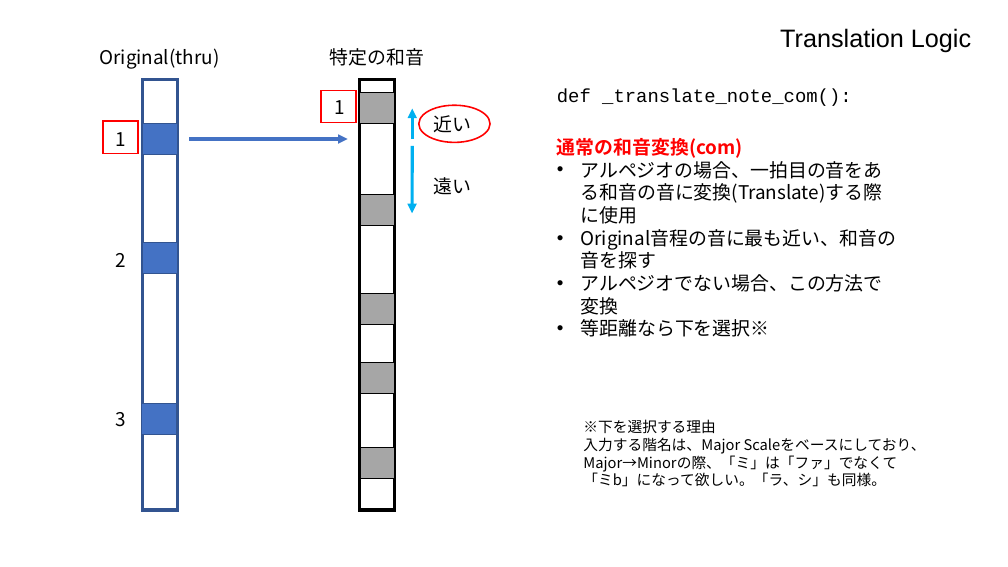
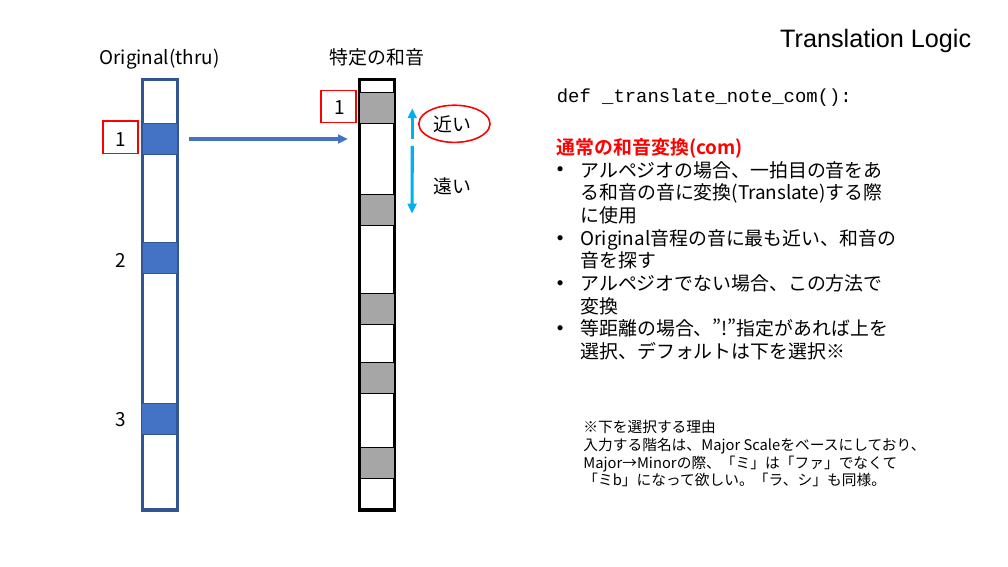
Before and after one commit to hasebems/Loopian_Rust, a slide deck: slide 10 of doc/design.pptx. Drawn at 1008x567 pixels with LibreOffice and Linux fonts; fonts in the diff are those of the drawing. Boxes give left, top, right and bottom in pixels: in the first picture for what was removed or moved away, otherwise in the second. Text is boxed around its words. In the diff, an @@ line names an element or a change of style, - is before the commit and + after.

```diff
--- a/doc/design.pptx
+++ b/doc/design.pptx
@@ text at [581, 318, 889, 360]: text changed @@
-• 等距離なら下を選択※
+• 等距離の場合、”!”指定があれば上を選択、デフォルトは下を選択※
```
Also in this commit, not shown: 3 other slides changed, 1 slide added, 1 other file.
